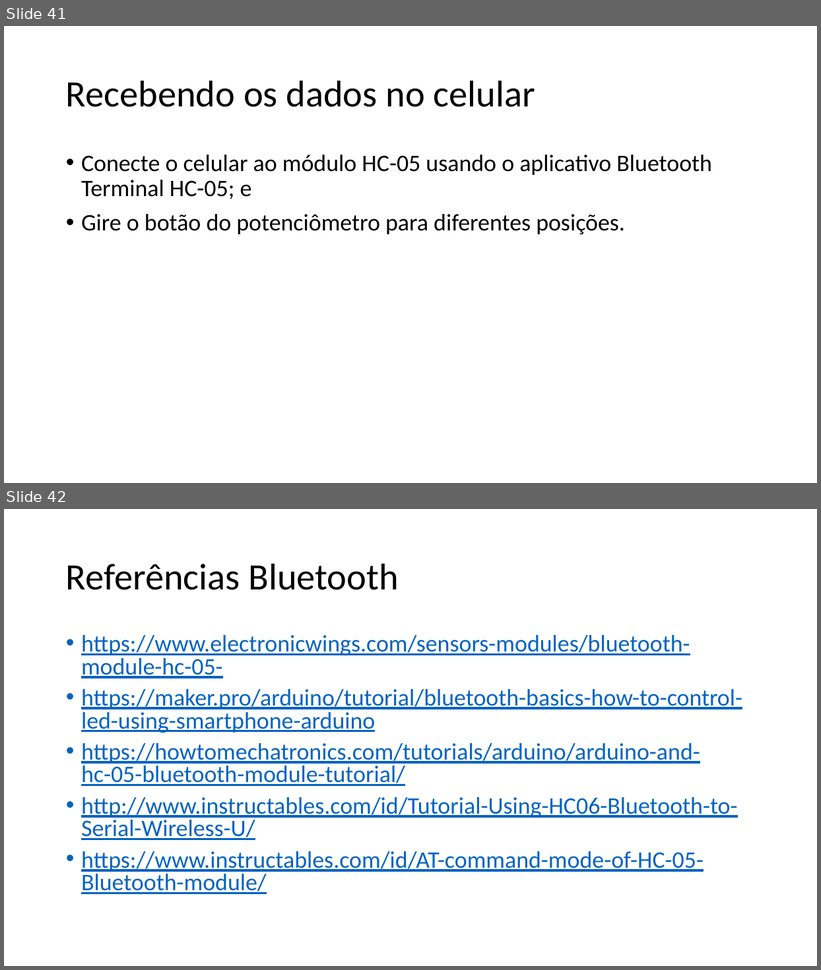
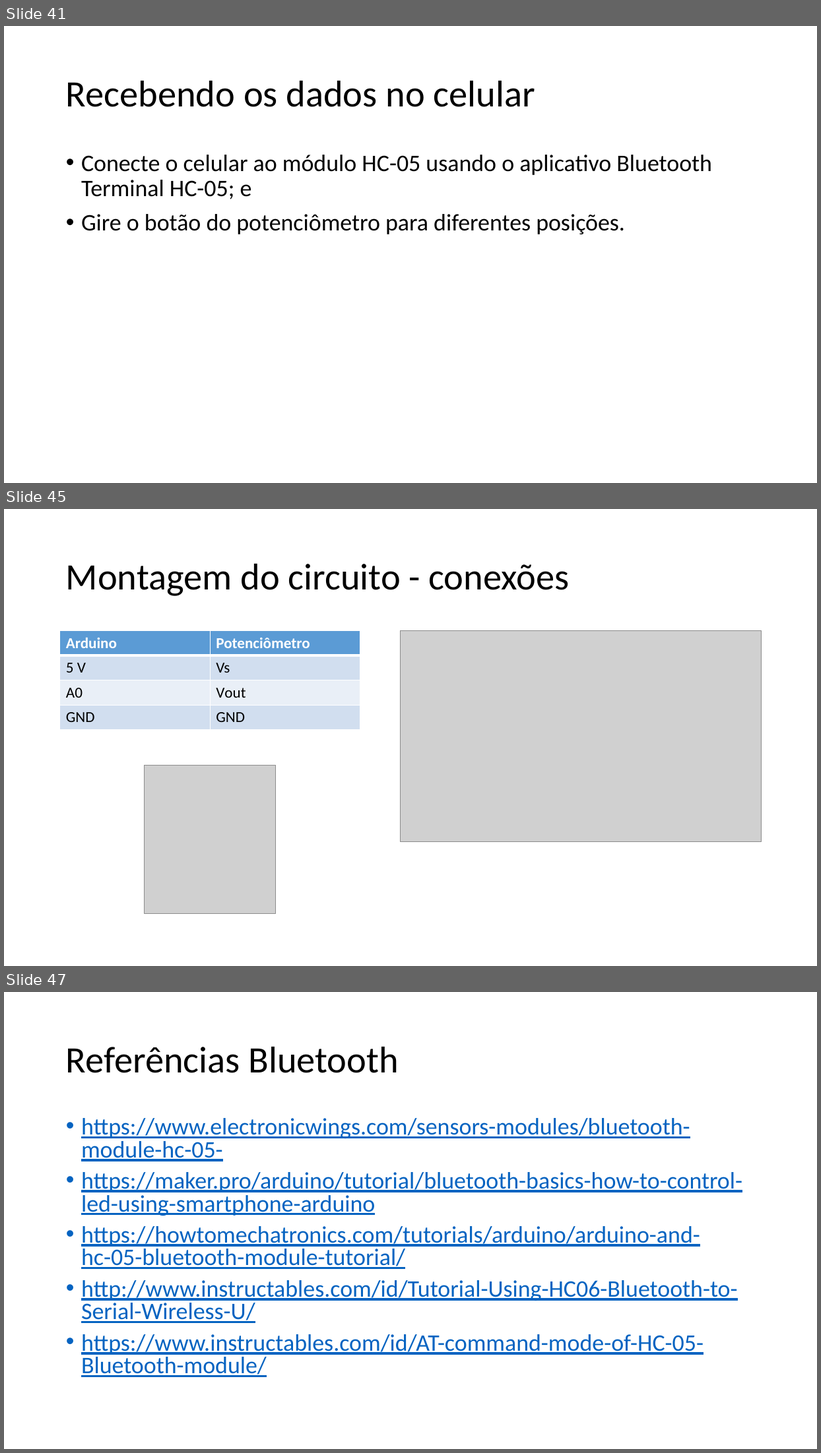
Before and after one commit to salmo-jr/public-slides, a slide deck: arduino-bluetooth.pptx. Shown one above the other, each under a label of ours: slides 41 and 42 before the commit, slides 41, 45 and 47 after it; the slides between them are not shown. The pictures are 821x970 and 821x1453 pixels, drawn with LibreOffice and Linux fonts; fonts in the diff are those of the drawing; grey boxes stand for pictures. Boxes give left, top, right and bottom in pixels: in the first picture for what was removed or moved away, otherwise in the second. Text is boxed around its words. In the diff, an @@ line names an element or a change of style, - is before the commit and + after.

```diff
--- a/arduino-bluetooth.pptx
+++ b/arduino-bluetooth.pptx
@@ slide 45 added at box(4, 509, 817, 966), background #FFFFFF @@
@@ title added at box(66, 563, 570, 596), 44 pt, text #000000 @@
+Montagem do circuito - conexões
@@ table added at box(60, 631, 360, 730), 4 rows, 2 columns @@
+Arduino | Potenciômetro
+5 V | Vs
+A0 | Vout
+GND | GND
@@ picture added at box(401, 631, 762, 843) @@
@@ picture added at box(145, 765, 276, 914) @@
@@ what was slide 42 is now slide 47 @@
```
Also in this commit, not shown: 4 other slides added, 1 other file.
